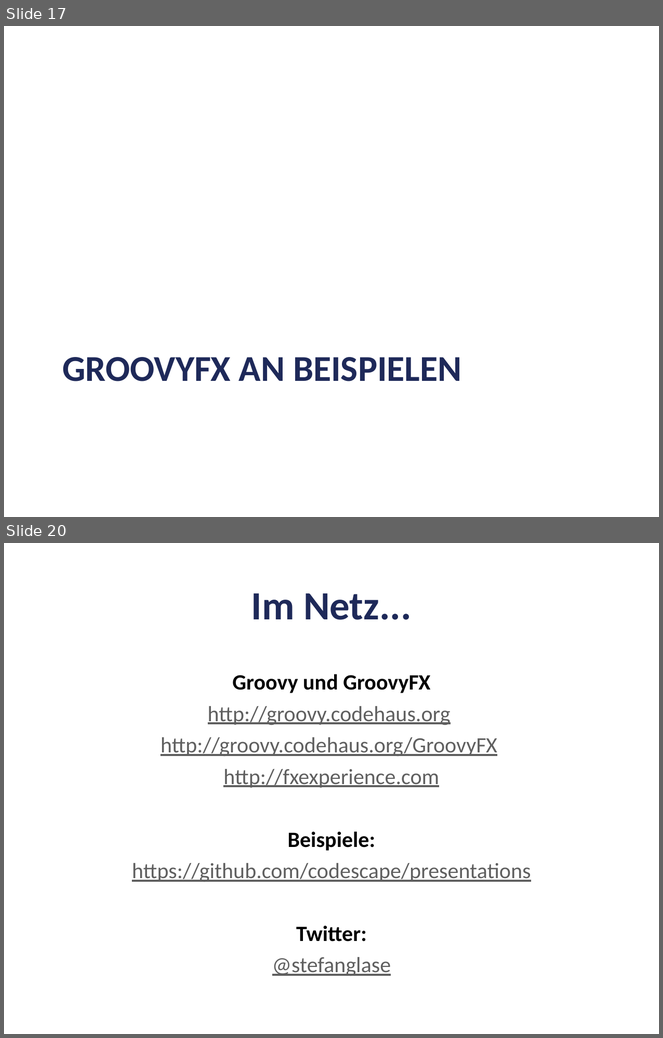
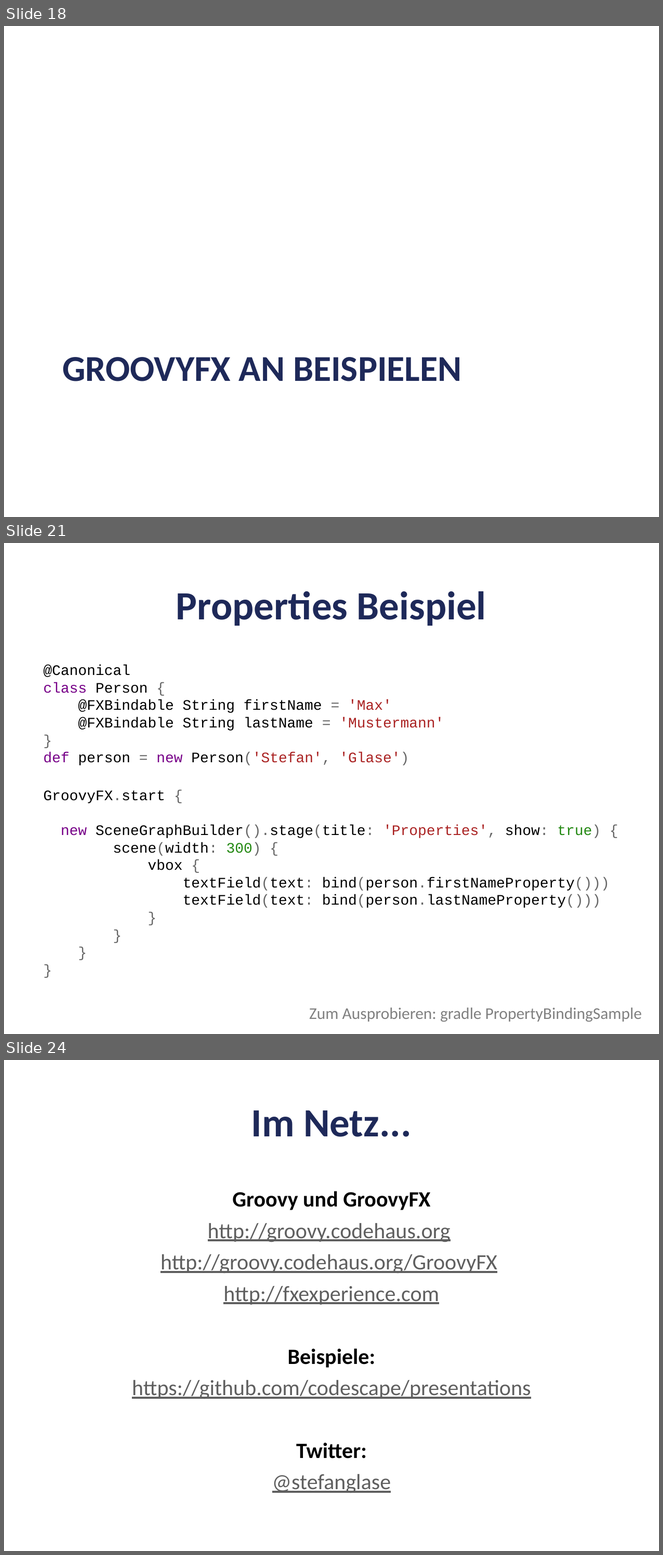
Before and after one commit to codescape/presentations, a slide deck: groovyfx-entfesselt-javafx/groovyfx-oop-2012.pptx. Shown one above the other, each under a label of ours: slides 17 and 20 before the commit, slides 18, 21 and 24 after it; the slides between them are not shown. The pictures are 663x1038 and 663x1555 pixels, drawn with LibreOffice and Linux fonts; fonts in the diff are those of the drawing; background and template pictures are left out. Boxes give left, top, right and bottom in pixels: in the first picture for what was removed or moved away, otherwise in the second. Text is boxed around its words. In the diff, an @@ line names an element or a change of style, - is before the commit and + after.

Commit message:
added slides and updated samples

```diff
--- a/groovyfx-entfesselt-javafx/groovyfx-oop-2012.pptx
+++ b/groovyfx-entfesselt-javafx/groovyfx-oop-2012.pptx
@@ slide 21 added at (4,543,659,1034), background #FFFFFF @@
@@ title added at (176,591,487,626), 44 pt, text #1E2959, bold @@
+Properties Beispiel
@@ text added at (44,665,610,908), 16 pt, text #000000 @@
+@Canonical
+class Person {
+@FXBindable String firstName = 'Max'
+@FXBindable String lastName = 'Mustermann'
+}
+def person = new Person('Stefan', 'Glase')
+GroovyFX.start {
+new SceneGraphBuilder().stage(title: 'Properties', show: true) {
+scene(width: 300) {
+vbox {
+textField(text: bind(person.firstNameProperty()))
+textField(text: bind(person.lastNameProperty()))
+}
+}
+}
+}
@@ text added at (309,1008,642,1022), 18 pt, text #808080 @@
+Zum Ausprobieren: gradle PropertyBindingSample
@@ what was slide 17 is now slide 18 @@
@@ what was slide 20 is now slide 24 @@
```
Also in this commit, not shown: 3 slides changed, 5 other slides added, 2 slides removed, 2 other files.
